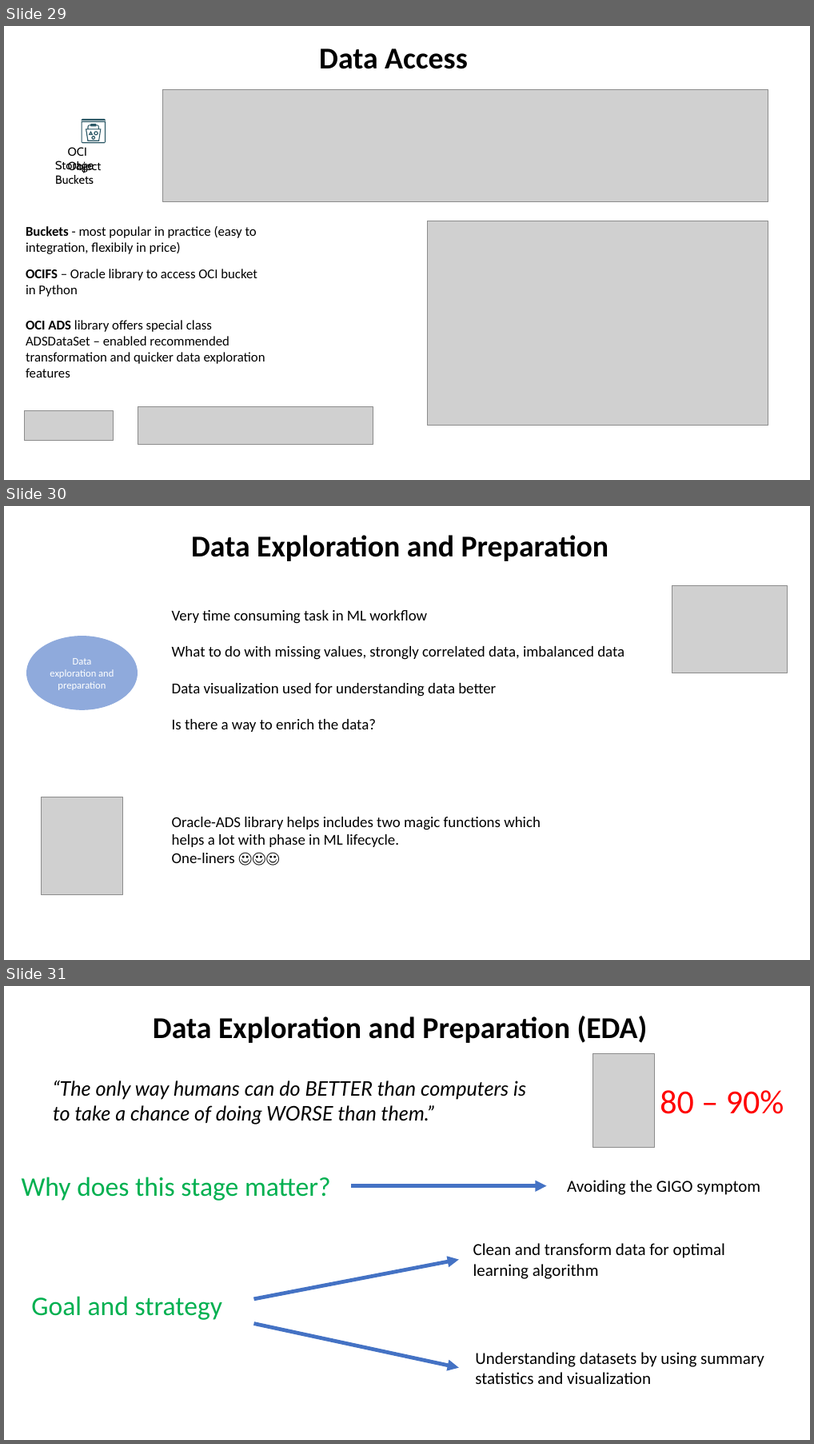
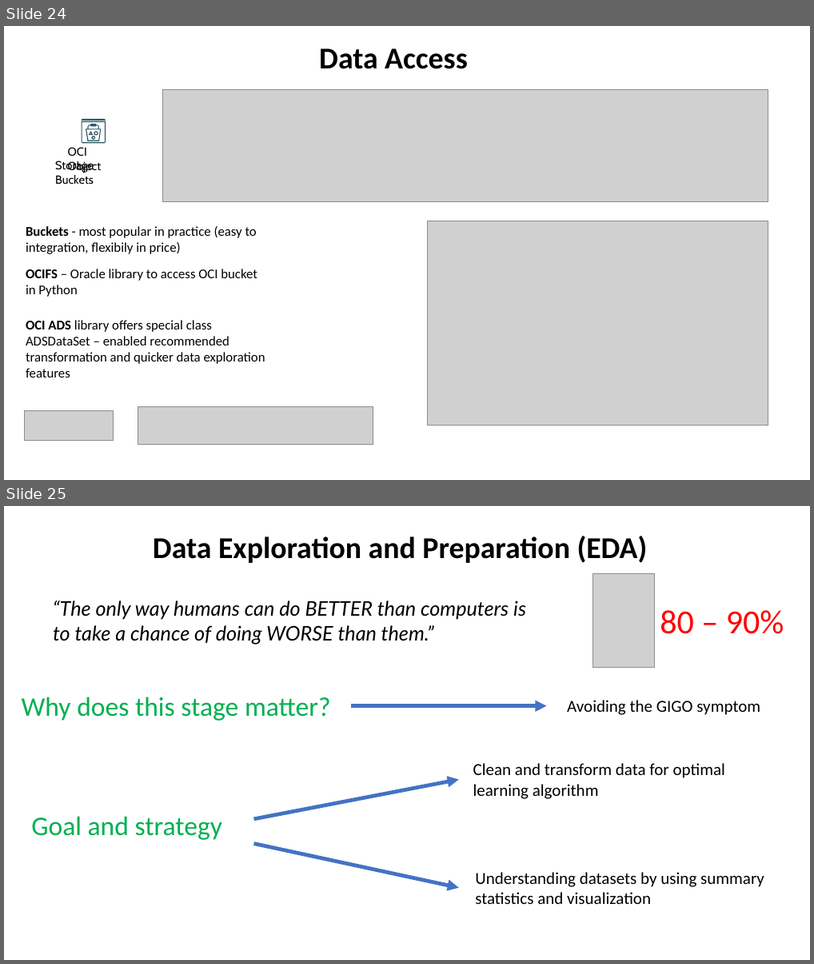
Before and after one commit to zizu1985/UKOUG_Discover_2026, a slide deck: What_Shapes_Prices_In_Airbnb_OCI_ADS.pptx. Shown one above the other, each under a label of ours: slides 29, 30 and 31 before the commit, slides 24 and 25 after it. The pictures are 814x1444 and 814x964 pixels, drawn with LibreOffice and Linux fonts; fonts in the diff are those of the drawing; grey boxes stand for pictures. Boxes give left, top, right and bottom in pixels: in the first picture for what was removed or moved away, otherwise in the second. Text is boxed around its words. In the diff, an @@ line names an element or a change of style, - is before the commit and + after.

```diff
--- a/What_Shapes_Prices_In_Airbnb_OCI_ADS.pptx
+++ b/What_Shapes_Prices_In_Airbnb_OCI_ADS.pptx
@@ slide 30 removed at [4,506,810,960], background #FFFFFF @@
@@ title removed at [191,535,610,561] @@
-Data Exploration and Preparation
@@ picture removed at [673,585,787,673] @@
@@ text removed at [172,610,625,732] @@
-Very time consuming task in ML workflow
-What to do with missing values, strongly correlated data, imbalanced data
-Data visualization used for understanding data better
-Is there a way to enrich the data?
@@ ellipse removed at [27,636,137,709] @@
-Data exploration and preparation
@@ picture removed at [42,796,122,894] @@
@@ text removed at [172,816,541,863] @@
-Oracle-ADS library helps includes two magic functions which
-helps a lot with phase in ML lifecycle.
-One-liners ☺☺☺
@@ what was slide 29 is now slide 24 @@
@@ what was slide 31 is now slide 25 @@
```
Also in this commit, not shown: 1 slide changed, 7 other slides removed.
